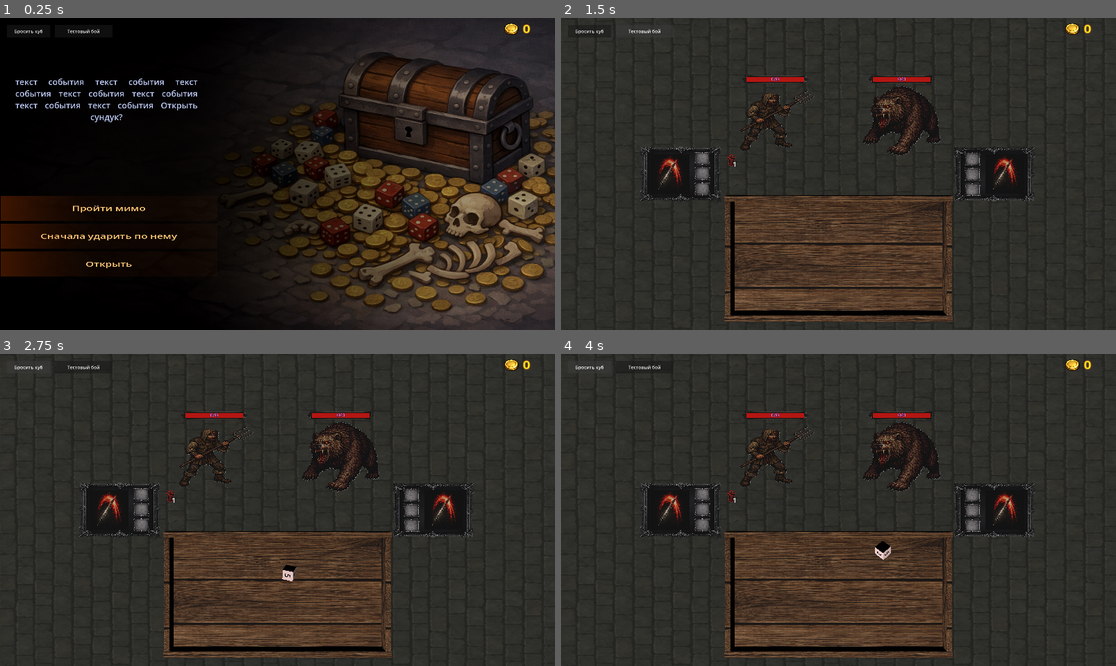
Above: before the commit, frames 1-4 (two rows, left to right).
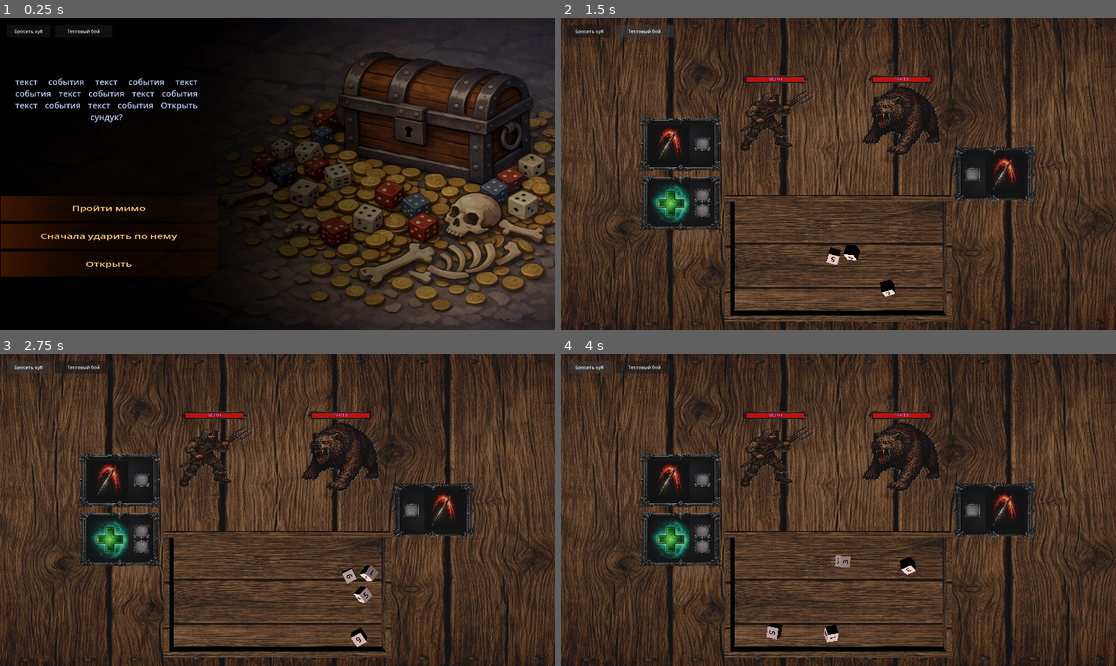
Above: after the commit, the same moments.

Repository: olegbogai-web/dicegame
Game: Godot game, scene res://scenes/event_room.tscn
Two runs of this game, one before a commit and one after it. Both use one fixed random seed, a clock stepped at 60 frames per second and the inputs below. This scene is started directly instead of the project's main scene.
Inputs:
- Up to frame 1 (0.25 s): no input
- Up to frame 2 (1.5 s): click "Бросить куб" at 0.5 s; click "Тестовый бой" at 1.25 s
- Up to frame 3 (2.75 s): click "Бросить куб" at 2 s
- Up to frame 4 (4 s): click "Тестовый бой" at 2.75 s; click "Бросить куб" at 3.5 s

The runs differ from the first frame. In frame 1, 0.1% of the frame differs, in the area x 90-96%, y 1-6%; in frame 2, 42%; in frame 3, 43%; in frame 4, 43%, in the area x 0-100%, y 0-100%.
Error before the commit: Parse Error: Cannot infer the type of "player" variable because the value doesn't have a set type. (res://content/combat/reward/post_battle_reward_flow.gd:127)

Commit message:
Revert "Add runtime coin economy and global money HUD"

Diff:
--- a/content/combat/reward/post_battle_reward_flow.gd
+++ b/content/combat/reward/post_battle_reward_flow.gd
@@ -11,7 +11,6 @@
 const REWARD_CARD_UP_FACE_ID := &"card_up"
 const REWARD_ARTIFACT_FACE_ID := &"artifact_+"
 const REWARD_CUBE_FACE_ID := &"cube_+"
-const REWARD_MONEY_FACE_ID := &"money"
 const ABILITY_REWARD_OPTIONS_COUNT := 3
 const ARTIFACT_REWARD_OPTIONS_COUNT := 2
 const CUBE_REWARD_OPTIONS_COUNT := 2
@@ -83,20 +82,18 @@
 func _try_resolve_post_battle_reward_dice_result(owner: Node) -> void:
 	if not owner._has_spawned_post_battle_reward_dice or owner._has_processed_post_battle_reward_result:
 		return
+	var reward_dice := _find_post_battle_reward_die(owner)
+	if reward_dice == null:
+		return
 	var all_reward_dice = owner._get_turn_dice(&"reward")
-	var reward_dice := _find_post_battle_reward_die(owner)
-	if reward_dice == null and all_reward_dice.is_empty():
-		return
 	for dice in all_reward_dice:
 		if dice == null or not dice.has_completed_first_stop():
 			return
 	owner._has_processed_post_battle_reward_result = true
-	_grant_money_from_reward_rolls(owner, all_reward_dice)
 	var reward_face := ""
-	if reward_dice != null:
-		var reward_top_face := reward_dice.get_top_face()
-		if reward_top_face != null:
-			reward_face = reward_top_face.text_value
+	var reward_top_face := reward_dice.get_top_face()
+	if reward_top_face != null:
+		reward_face = reward_top_face.text_value
 	print("[Debug][RewardFlow] На кубе награды выпало: %s." % reward_face)
 	if StringName(reward_face) == REWARD_CARD_NEW_FACE_ID:
 		_show_ability_reward_options(owner)
@@ -119,50 +116,6 @@
 		if dice_definition.dice_name == "reward_cube":
 			return dice
 	return null
-
-
-func _grant_money_from_reward_rolls(owner: Node, rolled_dice: Array) -> void:
-	if owner == null or owner.battle_room_data == null:
-		return
-	var player := owner.battle_room_data.player_instance
-	if player == null:
-		return
-	var granted_coins := 0
-	var rolled_reward_money_faces := 0
-	for dice in rolled_dice:
-		var typed_dice := dice as Dice
-		if typed_dice == null:
-			continue
-		var top_face := typed_dice.get_top_face()
-		if top_face == null:
-			continue
-		var top_value := top_face.text_value
-		var dice_definition := typed_dice.get_meta(&"definition", null) as DiceDefinition
-		if dice_definition != null and dice_definition.scope == DiceDefinition.Scope.MONEY:
-			granted_coins += maxi(top_value.to_int(), 0)
-		elif StringName(top_value) == REWARD_MONEY_FACE_ID:
-			rolled_reward_money_faces += 1
-	if rolled_reward_money_faces > 0 and not player.runtime_money_cubes.is_empty():
-		granted_coins += _roll_bonus_coins_from_money_cube(player.runtime_money_cubes, rolled_reward_money_faces, owner)
-	if granted_coins <= 0:
-		return
-	player.add_coins(granted_coins)
-	print("[Debug][RewardFlow] Начислено монет после боя: +%d (итого: %d)." % [granted_coins, player.current_coins])
-
-
-func _roll_bonus_coins_from_money_cube(money_cubes: Array[DiceDefinition], rolls_count: int, owner: Node) -> int:
-	if money_cubes.is_empty() or rolls_count <= 0:
-		return 0
-	var bonus := 0
-	for roll_index in rolls_count:
-		var source_cube := money_cubes[roll_index % money_cubes.size()]
-		if source_cube == null or source_cube.faces.is_empty():
-			continue
-		var random_face := source_cube.faces[owner._ability_reward_rng.randi_range(0, source_cube.faces.size() - 1)]
-		if random_face == null:
-			continue
-		bonus += maxi(random_face.text_value.to_int(), 0)
-	return bonus
 
 
 func _show_ability_reward_options(owner: Node) -> void:
--- a/content/entities/player.gd
+++ b/content/entities/player.gd
@@ -3,13 +3,10 @@
 
 const ON_GRANT_MAX_HP_BONUS_META_KEY := &"on_grant_max_hp_bonus"
 
-signal coins_changed(total_coins: int)
-
 var player_id := ""
 var base_stat: PlayerBaseStat
 var current_hp := 0
 var current_armor := 0
-var current_coins := 0
 var dice_loadout: Array[DiceDefinition] = []
 var runtime_cube_global_map: Array[DiceDefinition] = []
 var runtime_reward_cube: DiceDefinition
@@ -43,7 +40,6 @@
 	if base_stat == null:
 		current_hp = 0
 		current_armor = 0
-		current_coins = 0
 		dice_loadout.clear()
 		runtime_cube_global_map.clear()
 		runtime_reward_cube = null
@@ -56,11 +52,9 @@
 		runtime_max_hp_bonus = 0
 		run_flags.clear()
 		_is_runtime_initialized = false
-		_emit_coins_changed()
 		return
 	current_hp = base_stat.get_resolved_starting_hp()
 	current_armor = base_stat.starting_armor
-	current_coins = maxi(base_stat.starting_coins, 0)
 	dice_loadout = base_stat.starting_dice.duplicate()
 	runtime_cube_global_map = base_stat.get_resolved_base_cube_global_map().duplicate(true)
 	runtime_reward_cube = base_stat.get_resolved_base_reward_cube().duplicate(true)
@@ -77,7 +71,6 @@
 	runtime_max_hp_bonus = 0
 	run_flags.clear()
 	_is_runtime_initialized = true
-	_emit_coins_changed()
 
 
 func ensure_runtime_initialized_from_base_stat() -> void:
@@ -114,31 +107,6 @@
 	if base_stat == null:
 		return 0
 	return maxi(base_stat.max_hp + runtime_max_hp_bonus, 0)
-
-
-func add_coins(amount: int) -> int:
-	var resolved_amount := maxi(amount, 0)
-	if resolved_amount <= 0:
-		return current_coins
-	current_coins += resolved_amount
-	_emit_coins_changed()
-	return current_coins
-
-
-func spend_coins(amount: int) -> bool:
-	var resolved_amount := maxi(amount, 0)
-	if resolved_amount <= 0:
-		return true
-	if current_coins < resolved_amount:
-		return false
-	current_coins -= resolved_amount
-	_emit_coins_changed()
-	return true
-
-
-func set_coins(amount: int) -> void:
-	current_coins = maxi(amount, 0)
-	_emit_coins_changed()
 
 
 func grant_artifact(artifact_definition: ArtifactDefinition) -> void:
@@ -204,7 +172,3 @@
 		return
 	runtime_max_hp_bonus += max_hp_bonus
 	current_hp = mini(current_hp + max_hp_bonus, get_max_hp())
-
-
-func _emit_coins_changed() -> void:
-	coins_changed.emit(current_coins)
--- a/content/entities/player_base_stat.gd
+++ b/content/entities/player_base_stat.gd
@@ -25,7 +25,6 @@
 @export_range(1, 999, 1) var max_hp := DEFAULT_MAX_HP
 @export_range(0, 999, 1) var starting_hp := DEFAULT_MAX_HP
 @export_range(0, 999, 1) var starting_armor := 0
-@export_range(0, 999999, 1) var starting_coins := 0
 @export var starting_dice: Array[DiceDefinition] = []
 @export var base_cube_global_map: Array[DiceDefinition] = []
 @export var base_reward_cube: DiceDefinition
--- a/scenes/battle_table.gd
+++ b/scenes/battle_table.gd
@@ -10,7 +10,6 @@
 const BattleActionOrchestrator = preload("res://content/combat/runtime/battle_action_orchestrator.gd")
 const PostBattleRewardFlow = preload("res://content/combat/reward/post_battle_reward_flow.gd")
 const GlobalMapRuntimeState = preload("res://content/global_map/runtime/global_map_runtime_state.gd")
-const MoneyUi = preload("res://ui/scripts/money_ui.gd")
 const EVENT_ROOM_SCENE_PATH := "res://scenes/event_room.tscn"
 
 const ACTIVATION_ANIMATION_DURATION := 0.5
@@ -28,7 +27,6 @@
 @onready var _artifact_template: TextureRect = $UI/artefact
 @onready var _ability_reward_template: Node3D = $ability_reward
 @onready var _artifact_reward_template: MeshInstance3D = $artefact_frame_reward
-@onready var _money_ui: MoneyUi = $money_ui
 
 var battle_room_data: BattleRoom
 var _generated_monster_sprites: Array[Node] = []
@@ -79,13 +77,11 @@
 			configure_from_battle_room(BattleRoomScript.create_test_battle_room())
 	else:
 		_apply_room_data()
-		_initialize_battle_state()
-	_bind_money_ui_to_player()
+	_initialize_battle_state()
 
 
 func configure_from_battle_room(next_battle_room: BattleRoom) -> void:
 	_scene_bootstrap.configure_from_battle_room(self, next_battle_room)
-	_bind_money_ui_to_player()
 
 
 func set_floor_textures(left_texture: Texture2D, right_texture: Texture2D) -> void:
@@ -276,12 +272,6 @@
 
 func _set_mesh_tint(mesh_instance: MeshInstance3D, color: Color) -> void:
 	_scene_view_renderer._set_mesh_tint(mesh_instance, color)
-
-
-func _bind_money_ui_to_player() -> void:
-	if _money_ui == null or battle_room_data == null:
-		return
-	_money_ui.bind_player(battle_room_data.player_instance)
 
 
 func _find_player_ability_frame_at_screen_point(screen_point: Vector2) -> Dictionary:
--- a/scenes/event_room.tscn
+++ b/scenes/event_room.tscn
@@ -6,7 +6,6 @@
 [ext_resource type="PackedScene" uid="uid://0ssqyi084mdh" path="res://scenes/board.tscn" id="4_m2rf8"]
 [ext_resource type="Script" uid="uid://cin4ncie8xw8v" path="res://scenes/scripts/event_room_controller.gd" id="5_controller"]
 [ext_resource type="Resource" path="res://content/events/definitions/test_event.tres" id="6_event"]
-[ext_resource type="PackedScene" uid="uid://da7pxwcgh4x4h" path="res://ui/scenes/money_ui.tscn" id="7_money_ui"]
 
 [sub_resource type="ShaderMaterial" id="ShaderMaterial_6yyso"]
 render_priority = 0
@@ -129,5 +128,3 @@
 transform = Transform3D(9.050745, 0, 0, 0, 0.6366414, 0, 0, 0, 5.063, 0.030438095, 0.00056300004, 0)
 material_override = SubResource("ShaderMaterial_x62gx")
 mesh = SubResource("PlaneMesh_6yyso")
-
-[node name="money_ui" parent="." instance=ExtResource("7_money_ui")]
--- a/scenes/global_map_room.tscn
+++ b/scenes/global_map_room.tscn
@@ -7,7 +7,6 @@
 [ext_resource type="PackedScene" uid="uid://0ssqyi084mdh" path="res://scenes/board.tscn" id="5_isgup"]
 [ext_resource type="Script" uid="uid://8eck2f2ar140" path="res://content/global_map/global_map_room.gd" id="6_map_controller"]
 [ext_resource type="Texture2D" uid="uid://fc0r3npu6dl1" path="res://assets/global_map/point.png" id="7_aqsb5"]
-[ext_resource type="PackedScene" uid="uid://da7pxwcgh4x4h" path="res://ui/scenes/money_ui.tscn" id="8_money_ui"]
 
 [sub_resource type="StandardMaterial3D" id="StandardMaterial3D_vux7t"]
 albedo_texture = ExtResource("1_7nkcx")
@@ -79,5 +78,3 @@
 transform = Transform3D(0.85, 0, 0, 0, 0.85, 0, 0, 0, 0.85, -14.513, 0.02, 0.41672575)
 material_override = SubResource("StandardMaterial3D_f4nsl")
 mesh = SubResource("PlaneMesh_5qcje")
-
-[node name="money_ui" parent="." instance=ExtResource("8_money_ui")]
--- a/scenes/new_battle_table.tscn
+++ b/scenes/new_battle_table.tscn
@@ -12,7 +12,6 @@
 [ext_resource type="Texture2D" uid="uid://cr5mbqdxoaee3" path="res://assets/entity/monsters/test_player.png" id="9_v3i8a"]
 [ext_resource type="PackedScene" uid="uid://damoph5umarop" path="res://scenes/ability_reward.tscn" id="10_df7hy"]
 [ext_resource type="Texture2D" uid="uid://dxvwoyqvt34rk" path="res://assets/artefacts/necklace_strength.png" id="10_tw8gb"]
-[ext_resource type="PackedScene" uid="uid://da7pxwcgh4x4h" path="res://ui/scenes/money_ui.tscn" id="11_money_ui"]
 
 [sub_resource type="StandardMaterial3D" id="StandardMaterial3D_gpgk3"]
 albedo_texture = ExtResource("3_5yklm")
@@ -260,8 +259,6 @@
 scale = Vector2(0.26151982, 0.24725613)
 texture = ExtResource("10_tw8gb")
 
-[node name="money_ui" parent="." instance=ExtResource("11_money_ui")]
-
 [node name="ability_reward" parent="." unique_id=769588038 instance=ExtResource("10_df7hy")]
 transform = Transform3D(1.5, 0, 0, 0, 1.5, 0, 0, 0, 1.5, 0, 4, 0)
 visible = false
--- a/ui/scenes/money_ui.tscn
+++ b/ui/scenes/money_ui.tscn
@@ -1,10 +1,14 @@
-[gd_scene load_steps=3 format=3 uid="uid://da7pxwcgh4x4h"]
+[gd_scene format=3 uid="uid://da7pxwcgh4x4h"]
 
 [ext_resource type="Texture2D" uid="uid://c2npj028il5ih" path="res://assets/ui/coin.png" id="1_oc30r"]
-[ext_resource type="Script" path="res://ui/scripts/money_ui.gd" id="2_jq5e7"]
 
-[node name="money_ui" type="CanvasLayer" unique_id=899722087]
-script = ExtResource("2_jq5e7")
+[node name="money_ui" type="Control" unique_id=899722087]
+layout_mode = 3
+anchors_preset = 15
+anchor_right = 1.0
+anchor_bottom = 1.0
+grow_horizontal = 2
+grow_vertical = 2
 
 [node name="TextureRect" type="TextureRect" parent="." unique_id=17831411]
 layout_mode = 0
@@ -15,7 +19,7 @@
 scale = Vector2(0.21138568, 0.20126887)
 texture = ExtResource("1_oc30r")
 
-[node name="number_of_coins" type="Label" parent="." unique_id=1532399350]
+[node name="Label" type="Label" parent="." unique_id=1532399350]
 layout_mode = 0
 offset_left = 1809.0
 offset_top = 7.9999995
@@ -26,4 +30,4 @@
 theme_override_colors/font_outline_color = Color(0.6666667, 0.29411766, 0.14901961, 1)
 theme_override_constants/outline_size = 4
 theme_override_font_sizes/font_size = 20
-text = "0"
+text = "34"
--- a/ui/scripts/money_ui.gd
+++ /dev/null
@@ -1,49 +0,0 @@
-extends CanvasLayer
-class_name MoneyUi
-
-const GlobalMapRuntimeState = preload("res://content/global_map/runtime/global_map_runtime_state.gd")
-const Player = preload("res://content/entities/player.gd")
-
-@onready var _coins_label: Label = $number_of_coins
-
-var _bound_player: Player
-
-
-func _ready() -> void:
-	_refresh_label(0)
-	_try_bind_runtime_player()
-
-
-func _process(_delta: float) -> void:
-	if _bound_player != null:
-		return
-	_try_bind_runtime_player()
-
-
-func bind_player(player: Player) -> void:
-	if _bound_player != null and _bound_player.coins_changed.is_connected(_on_player_coins_changed):
-		_bound_player.coins_changed.disconnect(_on_player_coins_changed)
-	_bound_player = player
-	if _bound_player == null:
-		_refresh_label(0)
-		return
-	if not _bound_player.coins_changed.is_connected(_on_player_coins_changed):
-		_bound_player.coins_changed.connect(_on_player_coins_changed)
-	_refresh_label(_bound_player.current_coins)
-
-
-func _try_bind_runtime_player() -> void:
-	var runtime_player := GlobalMapRuntimeState.load_runtime_player()
-	if runtime_player == null:
-		return
-	bind_player(runtime_player)
-
-
-func _on_player_coins_changed(total_coins: int) -> void:
-	_refresh_label(total_coins)
-
-
-func _refresh_label(total_coins: int) -> void:
-	if _coins_label == null:
-		return
-	_coins_label.text = str(maxi(total_coins, 0))
